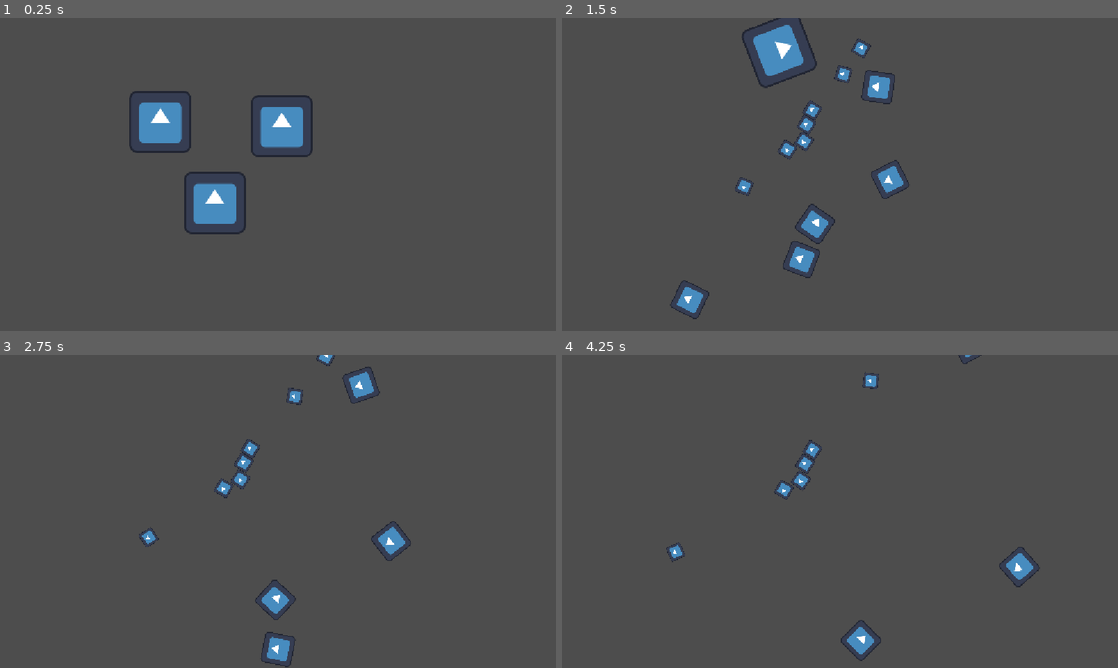
Above: before the commit, frames 1-4 (two rows, left to right).
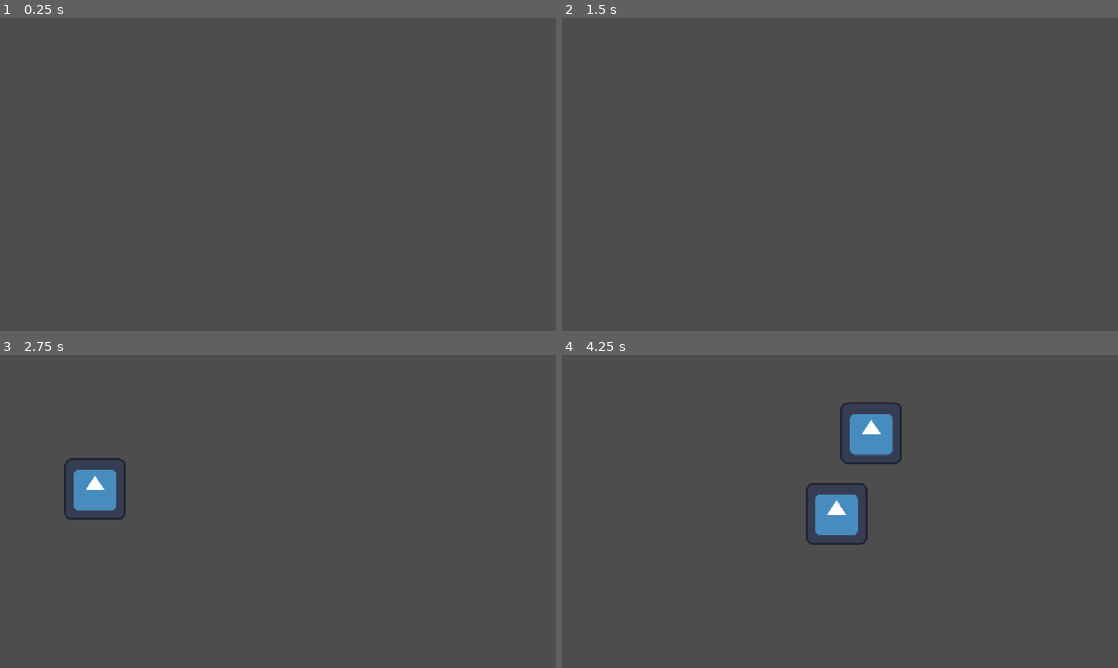
Above: after the commit, the same moments.

Repository: alanva36/vertex-godot-course-game
Game: Godot game, scene res://scenes/levels/main.tscn
The game is run twice, just before and just after one commit, with the same random seed, the same clock (stepped at 60 frames per second) and the same inputs. The project has no main scene, so this scene is started directly. The engine's default icon, where the game draws it, is replaced by a stand-in: a white triangle on a blue panel in a dark square.
Inputs:
- Up to frame 1 (0.25 s): no input
- Up to frame 2 (1.5 s): no input
- Up to frame 3 (2.75 s): no input
- Up to frame 4 (4.25 s): no input

The runs differ from the first frame. In frame 1, 3.9% of the frame differs, in the area x 23-57%, y 23-70%; in frame 2, 3.4%; in frame 3, 3.1%; in frame 4, 3.8%.

Commit message:
asteroid spawner

Diff:
--- a/scenes/levels/main.tscn
+++ b/scenes/levels/main.tscn
@@ -1,20 +1,9 @@
 [gd_scene format=3 uid="uid://bptrt840uhd7k"]
 
-[ext_resource type="PackedScene" uid="uid://c7ka418rmwry8" path="res://scenes/asteroid/asteroid.tscn" id="1_72ix8"]
+[ext_resource type="Script" uid="uid://bg8pgtsmvvwgp" path="res://scripts/asteroid_spawner.gd" id="2_2vj2h"]
 
 [node name="Main" type="Node2D" unique_id=460889357]
 
-[node name="Asteroid" parent="." unique_id=1386915693 instance=ExtResource("1_72ix8")]
-position = Vector2(217, 215)
-starting_velocity = Vector2(500, 0)
-apply_starting_velocity = true
-
-[node name="Asteroid2" parent="." unique_id=539360327 instance=ExtResource("1_72ix8")]
-position = Vector2(699, 224)
-starting_velocity = Vector2(-500, 0)
-apply_starting_velocity = true
-
-[node name="Asteroid3" parent="." unique_id=1880749572 instance=ExtResource("1_72ix8")]
-position = Vector2(445, 498)
-starting_velocity = Vector2(0, -500)
-apply_starting_velocity = true
+[node name="AsteroidSpawner" type="Node" parent="." unique_id=398971140]
+script = ExtResource("2_2vj2h")
+metadata/_custom_type_script = "uid://bg8pgtsmvvwgp"
--- /dev/null
+++ b/scripts/asteroid_spawner.gd
@@ -0,0 +1,34 @@
+class_name AsteroidSpawner
+extends Node
+
+var asteroid = preload("res://scenes/asteroid/asteroid.tscn")
+@onready var random_generator := RandomNumberGenerator.new()
+var timer : SceneTreeTimer;
+
+func _process(_delta: float) -> void:
+	if timer != null and timer.time_left > 0.0:  return
+	var random_time := random_generator.randf() * 2.0 + 1.0
+	timer = get_tree().create_timer(random_time)
+	await timer.timeout
+	spawn_asteroid()
+
+func spawn_asteroid():
+	var random_side := random_generator.randi_range(0, 3)
+	var random_x := random_generator.randf() * get_window().size.x
+	var random_y := random_generator.randf() * get_window().size.y
+	var spawn_pos : Vector2;
+	match random_side:
+		0: spawn_pos = Vector2(random_x, 0)
+		1: spawn_pos = Vector2(get_window().size.x, random_y)
+		2: spawn_pos = Vector2(random_x, get_window().size.y)
+		3: spawn_pos = Vector2(0, random_y)
+
+	var asteroid_node = asteroid.instantiate()
+
+	var collision_shape = asteroid_node.get_node("CollisionShape2D")
+	collision_shape.shape = collision_shape.shape.duplicate()
+
+	get_parent().add_child(asteroid_node);
+	asteroid_node.global_position = spawn_pos;
+	var desired_velocity: Vector2 = spawn_pos.direction_to(get_window().size / 2) * 350
+	asteroid_node.linear_velocity = desired_velocity
Not shown, added: scripts/asteroid_spawner.gd.uid
